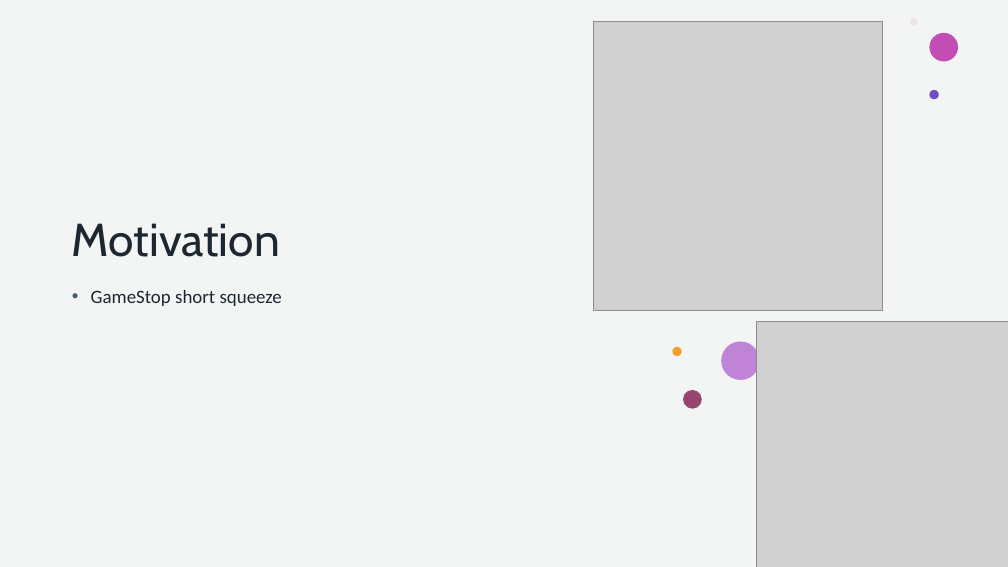
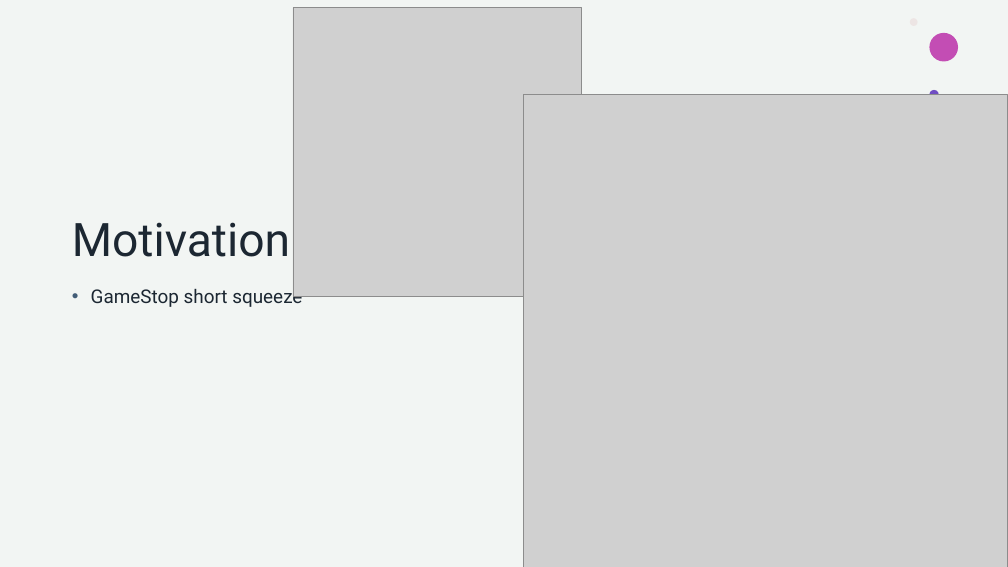
Before and after one commit to howie-zeng/Analyzing-Retail-Sentiment-and-Detecting-Trading-Signals, a slide deck: slide 2 of Presentation.pptx. Drawn at 1008x567 pixels with LibreOffice and Linux fonts; fonts in the diff are those of the drawing; grey boxes stand for pictures. Boxes give left, top, right and bottom in pixels: in the first picture for what was removed or moved away, otherwise in the second. Text is boxed around its words. In the diff, an @@ line names an element or a change of style, - is before the commit and + after.

```diff
--- a/Presentation.pptx
+++ b/Presentation.pptx
@@ picture: place and size @@
-picture at [594, 22, 882, 310]
+picture at [293, 8, 582, 296]
@@ title "Motivation" at [72, 222, 290, 257]: font Cabin to Roboto @@
@@ picture: place and size @@
-picture at [757, 321, 1008, 567]
+picture at [524, 95, 1008, 567]
@@ text "GameStop short squeeze" at [91, 286, 302, 307]: font Calibri to Roboto @@
@@ ellipse removed at [672, 347, 681, 356] @@
@@ ellipse removed at [721, 342, 760, 380] @@
@@ ellipse removed at [684, 390, 702, 409] @@
```
Also in this commit, not shown: 12 other slides changed, 1 slide added.
